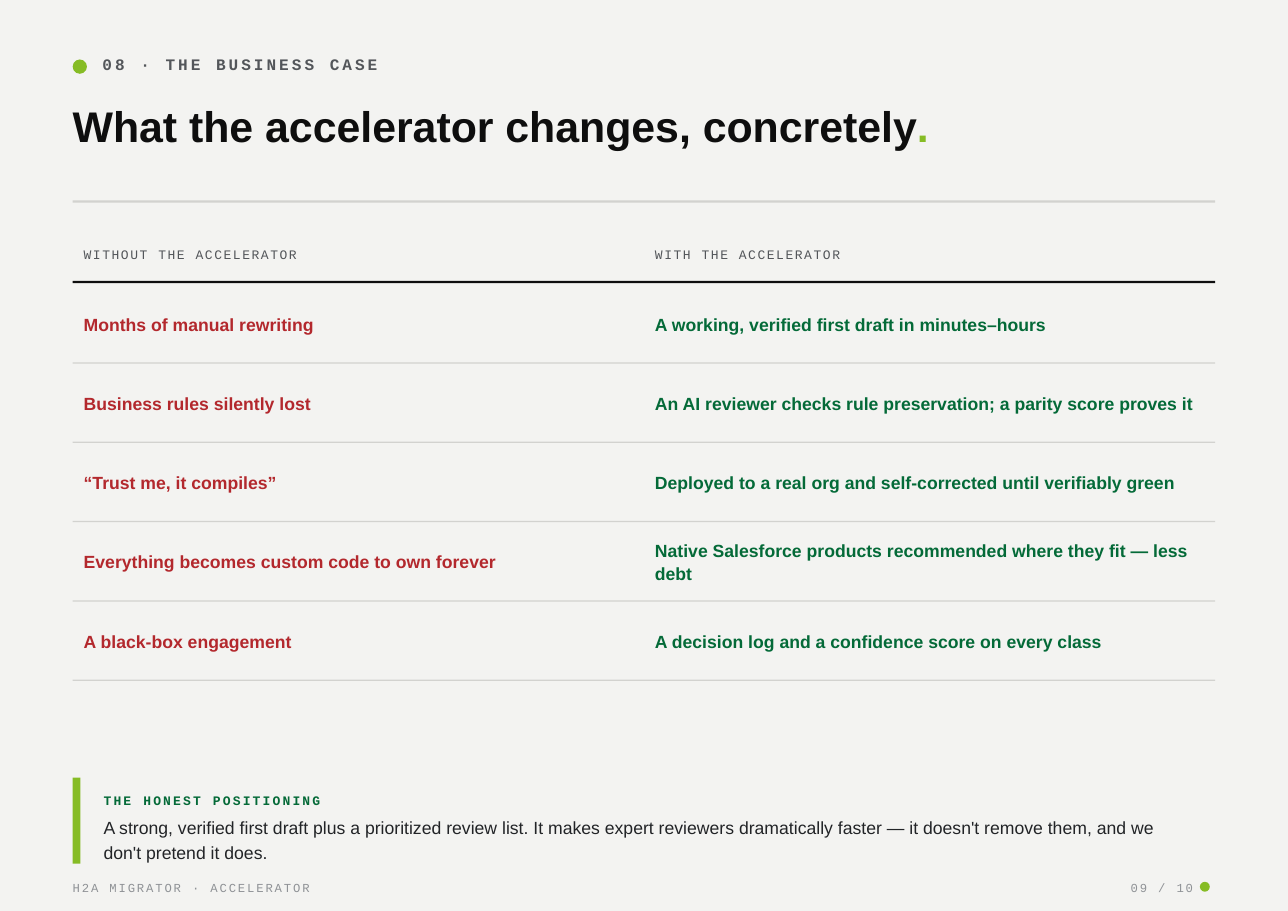
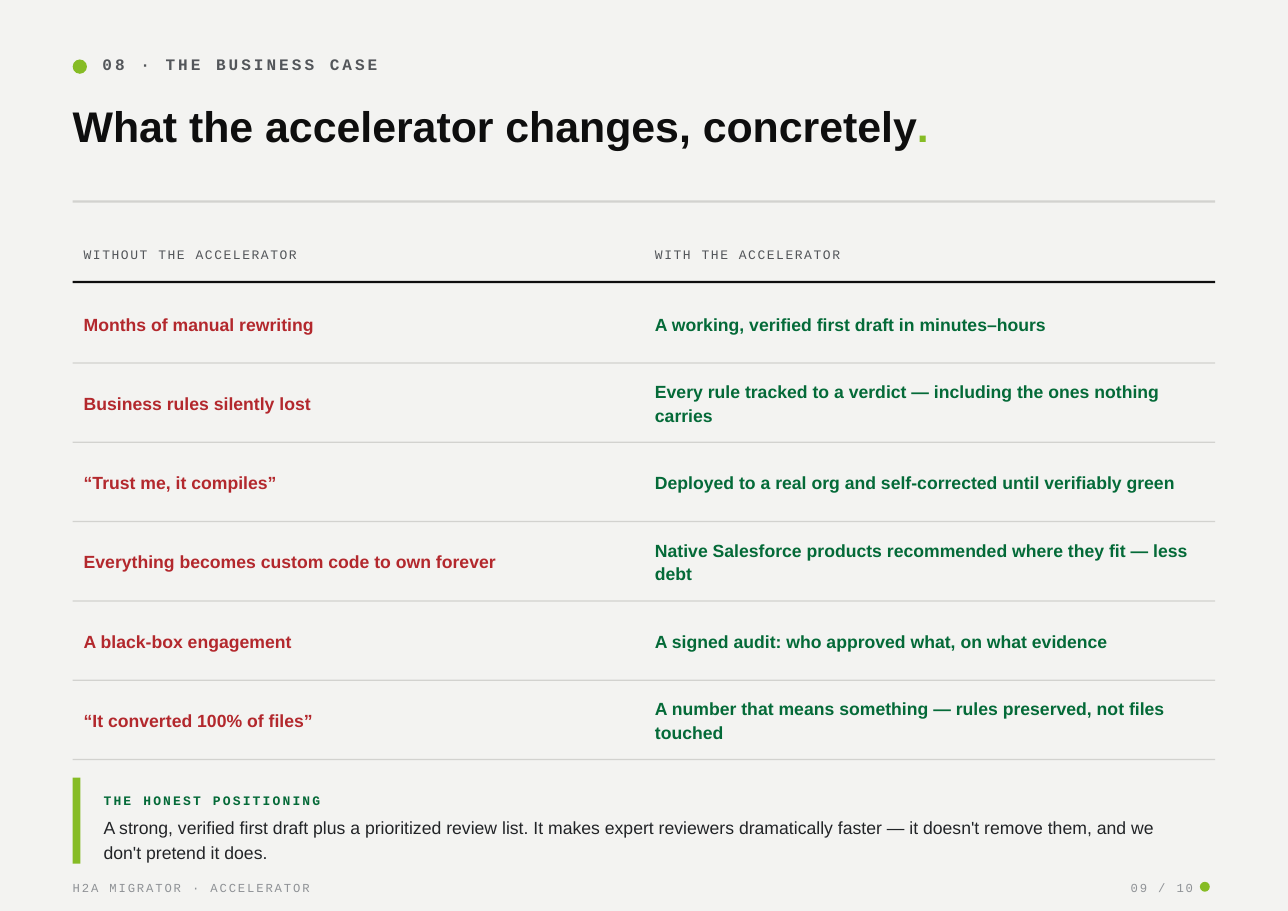
Before and after one commit to Vikaschd04/SAP_Salesforce_Migrator, a slide deck: slide 9 of docs/DEMO_DECK.pptx. Drawn at 1288x911 pixels with LibreOffice and Linux fonts; fonts in the diff are those of the drawing. Boxes give left, top, right and bottom in pixels: in the first picture for what was removed or moved away, otherwise in the second. Text is boxed around its words. In the diff, an @@ line names an element or a change of style, - is before the commit and + after.

```diff
--- a/docs/DEMO_DECK.pptx
+++ b/docs/DEMO_DECK.pptx
@@ text at (655, 385, 1158, 422): text changed @@
-An AI reviewer checks rule preservation; a parity score proves it
+Every rule tracked to a verdict — including the ones nothing carries
@@ text at (655, 635, 1107, 652): text changed @@
-A decision log and a confidence score on every class
+A signed audit: who approved what, on what evidence
@@ text added at (84, 714, 313, 727), 11.5 pt, text #B3282D, bold @@
+“It converted 100% of files”
@@ text added at (655, 702, 1164, 739), 11.5 pt, text #046A38, bold @@
+A number that means something — rules preserved, not files touched
@@ rectangle added at (73, 759, 1215, 760), fill #D2D2CF @@
```
Also in this commit, not shown: 5 other slides changed, 5 other files.
